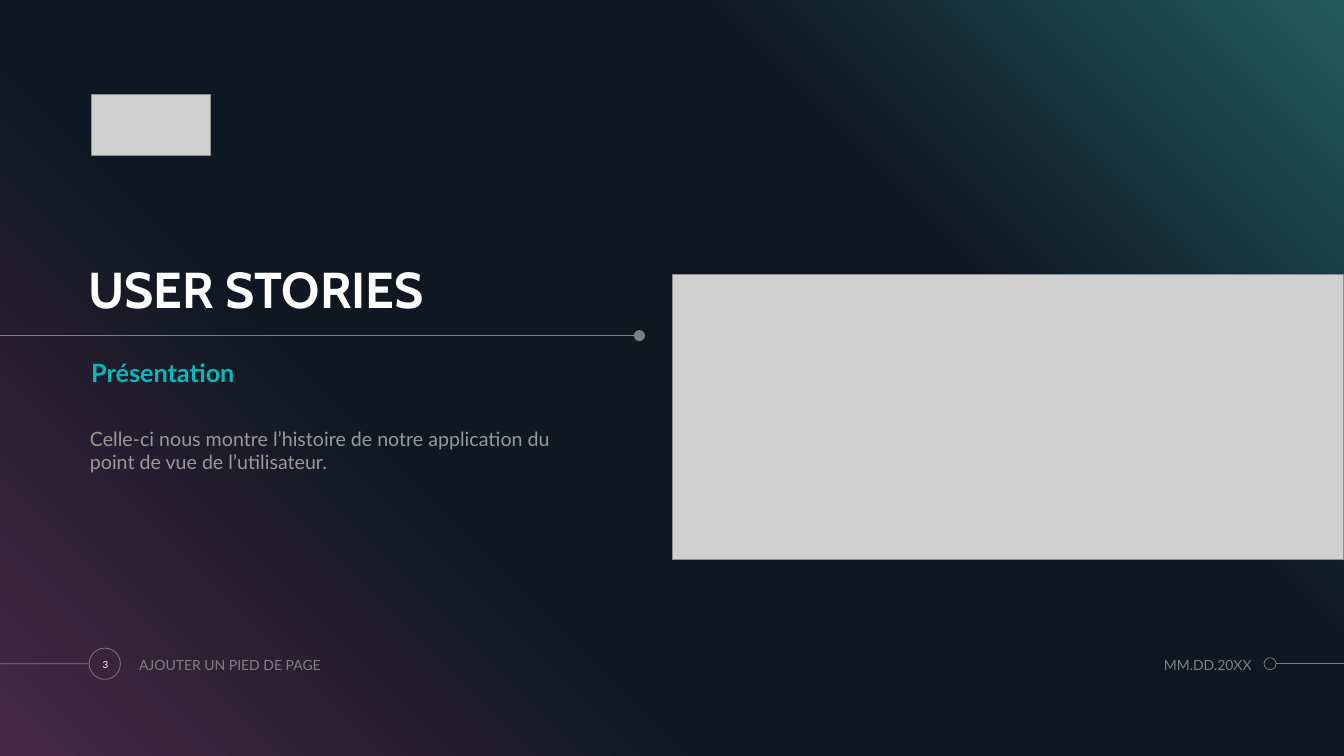
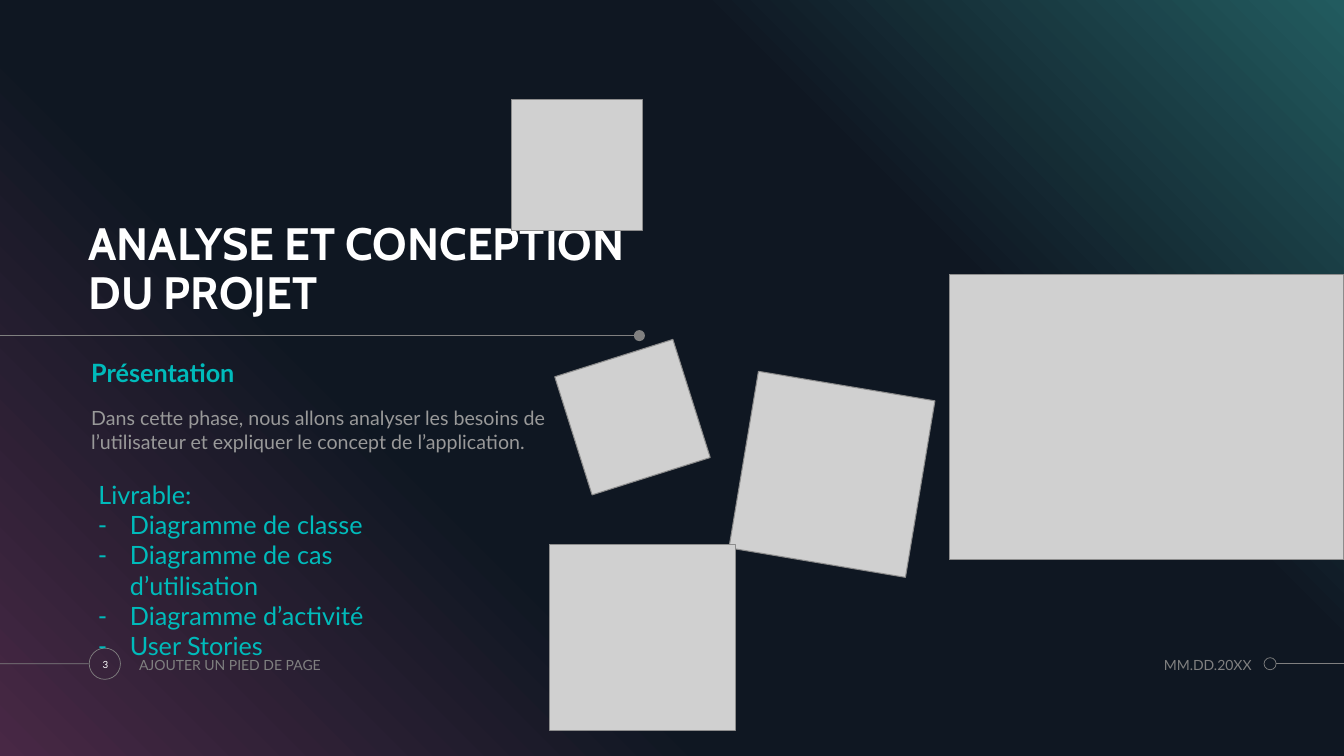
Before and after one commit to maldoq/ApplicationAssociation, a slide deck: slide 3 of Application/PROJET N°3 PYTHON.pptx. Drawn at 1344x756 pixels with LibreOffice and Linux fonts; fonts in the diff are those of the drawing; grey boxes stand for pictures. Boxes give left, top, right and bottom in pixels: in the first picture for what was removed or moved away, otherwise in the second. Text is boxed around its words. In the diff, an @@ line names an element or a change of style, - is before the commit and + after.

Commit message:
version 2.2
légère amélioration du diagramme de cas d'utilisation et de l'activité

```diff
--- a/Application/PROJET N°3 PYTHON.pptx
+++ b/Application/PROJET N°3 PYTHON.pptx
@@ picture removed at (x1=92, y1=95, x2=211, y2=155) @@
@@ picture added at (x1=511, y1=100, x2=642, y2=231) @@
@@ title at (x1=89, y1=222, x2=625, y2=317): text changed; size 36 to 32.4 pt @@
-USER STORIES
+ANALYSE ET CONCEPTION DU PROJET
@@ picture resized from (x1=673, y1=274, x2=1343, y2=560) to (x1=950, y1=274, x2=1344, y2=560) @@
@@ picture added at (x1=555, y1=339, x2=710, y2=495) @@
@@ picture added at (x1=730, y1=372, x2=936, y2=578) @@
@@ text at (x1=91, y1=410, x2=545, y2=453): text changed @@
-Celle-ci nous montre l’histoire de notre application du point de vue de l’utilisateur.
+Dans cette phase, nous allons analyser les besoins de l’utilisateur et expliquer le concept de l’application.
@@ text added at (x1=98, y1=485, x2=363, y2=655), 18 pt, text #00BBBB @@
+Livrable:
+– Diagramme de classe
+– Diagramme de cas d’utilisation
+– Diagramme d’activité
+– User Stories
@@ picture added at (x1=549, y1=544, x2=736, y2=731) @@
```
Also in this commit, not shown: 5 other slides changed, 1 slide added, 6 slides removed, 4 other files.
